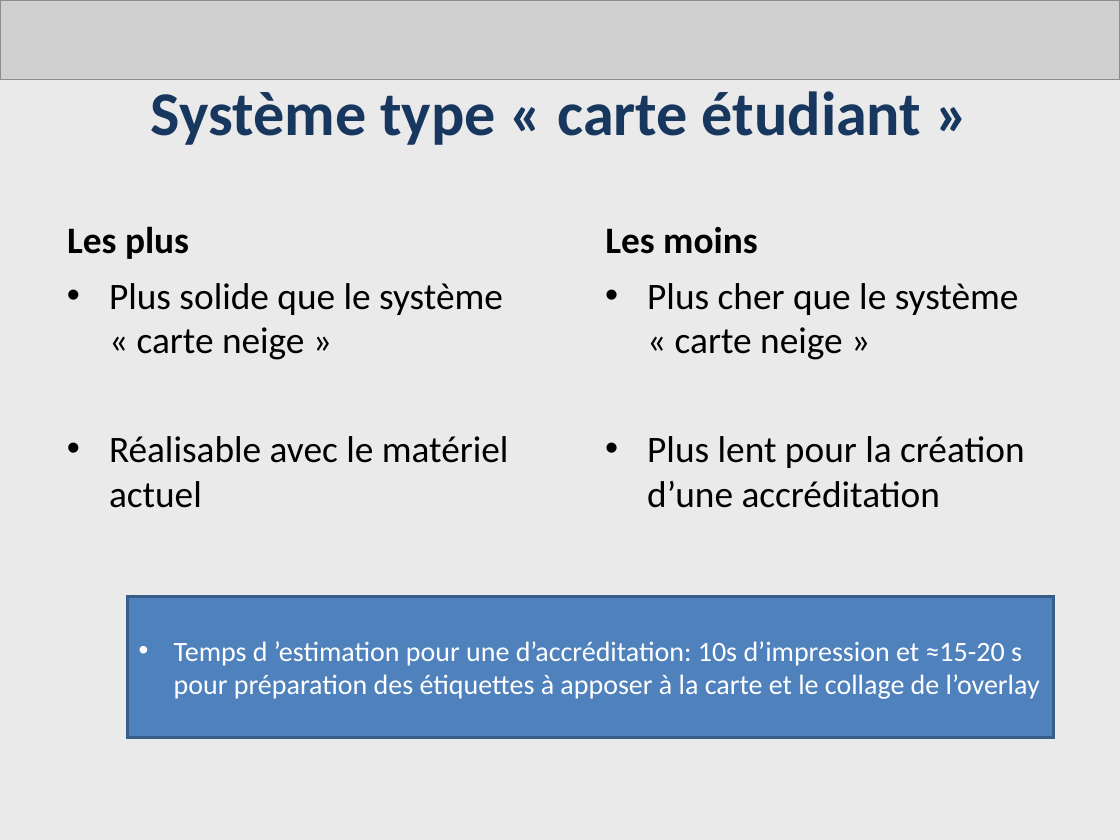
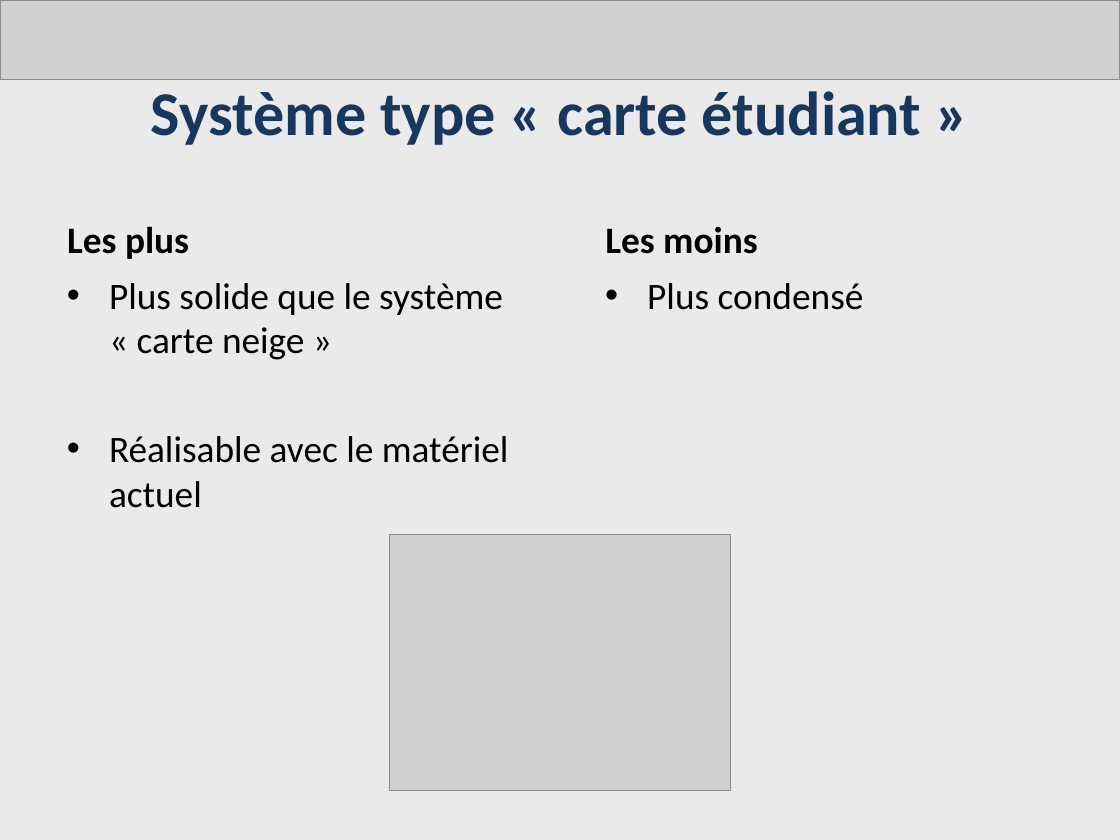
Before and after one commit to AdrienLombard/SimplePass, a slide deck: slide 4 of source/Système d'impression- Bilan intermédiaire - Version Adrien.ppt. Drawn at 1120x840 pixels with LibreOffice and Linux fonts; fonts in the diff are those of the drawing; grey boxes stand for pictures. Boxes give left, top, right and bottom in pixels: in the first picture for what was removed or moved away, otherwise in the second. Text is boxed around its words. In the diff, an @@ line names an element or a change of style, - is before the commit and + after.

```diff
--- a/source/Système d'impression- Bilan intermédiaire - Version Adrien.ppt
+++ b/source/Système d'impression- Bilan intermédiaire - Version Adrien.ppt
@@ text at box(647, 283, 864, 310): text changed @@
-• Plus cher que le système « carte neige »
-• Plus lent pour la création d’une accréditation
+• Plus condensé
@@ picture added at box(390, 534, 730, 790) @@
@@ rectangle removed at box(128, 596, 1054, 737) @@
-• Temps d ’estimation pour une d’accréditation: 10s d’impression et ≈15-20 s pour préparation des étiquettes à apposer à la carte et le collage de l’overlay
```
Also in this commit, not shown: 4 other slides changed, 1 other file.
